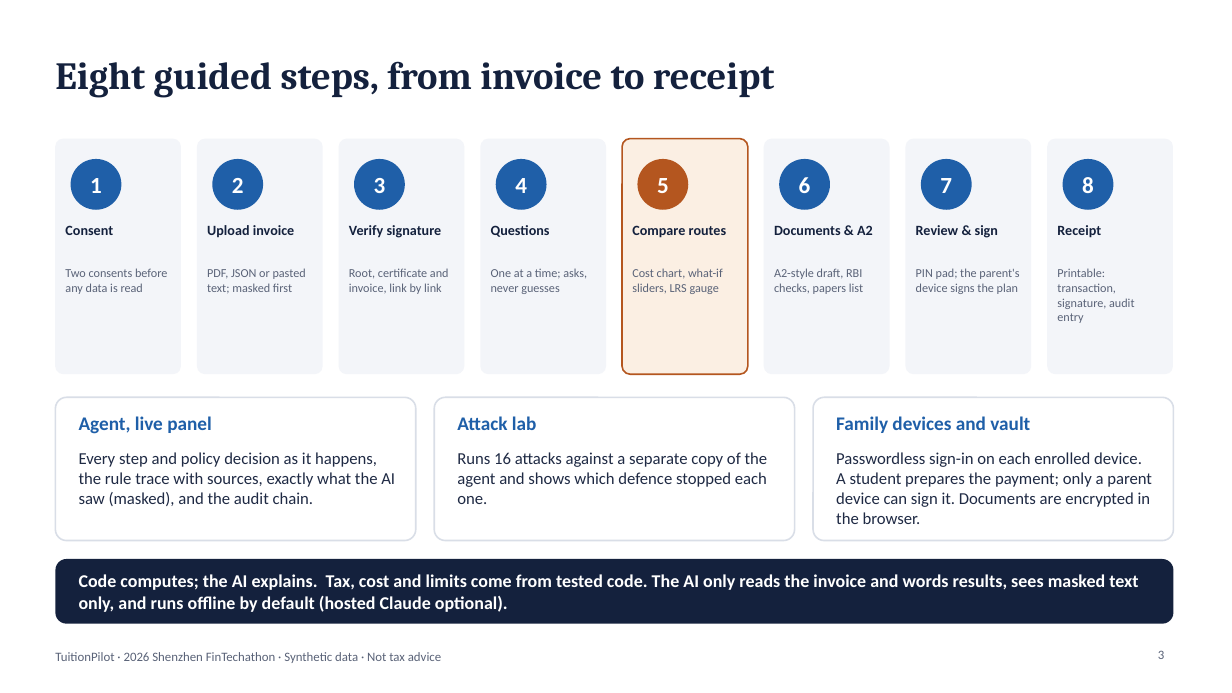
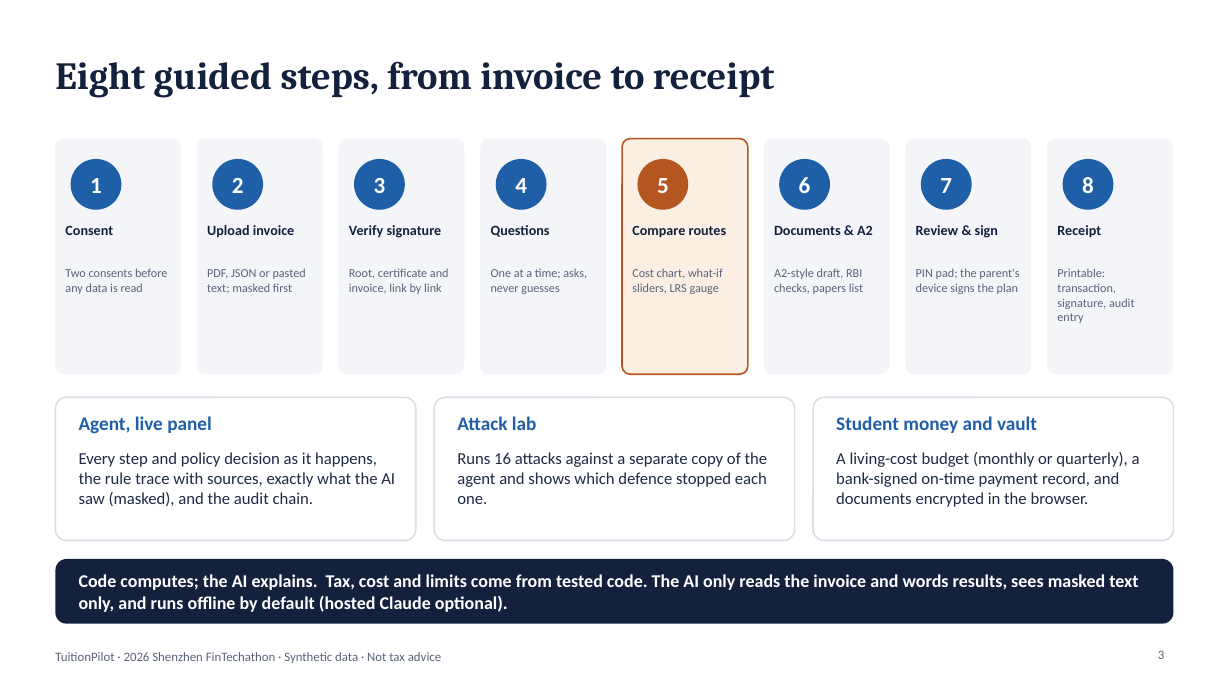
Before and after one commit to Timoerjoves/TutionPilot, a slide deck: slide 3 of docs/presentation/TuitionPilot_deck.pptx. Drawn at 1232x693 pixels with LibreOffice and Linux fonts; fonts in the diff are those of the drawing. Boxes give left, top, right and bottom in pixels: in the first picture for what was removed or moved away, otherwise in the second. Text is boxed around its words. In the diff, an @@ line names an element or a change of style, - is before the commit and + after.

```diff
--- a/docs/presentation/TuitionPilot_deck.pptx
+++ b/docs/presentation/TuitionPilot_deck.pptx
@@ text at box(836, 416, 1037, 433): text changed @@
-Family devices and vault
+Student money and vault
@@ text at box(836, 452, 1140, 507): text changed @@
-Passwordless sign-in on each enrolled device. A student prepares the payment; only a parent device can sign it. Documents are encrypted in the browser.
+A living-cost budget (monthly or quarterly), a bank-signed on-time payment record, and documents encrypted in the browser.
```
Also in this commit, not shown: 3 other slides changed, 39 other files.
